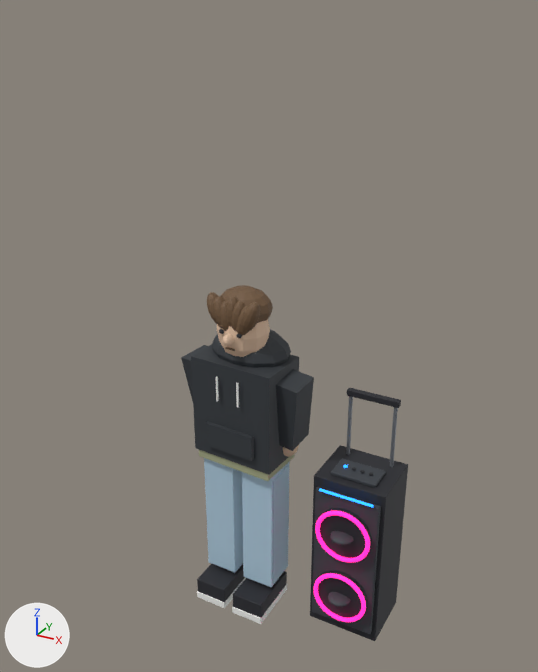
What one commit did to the Blender file assets/blender/tiki-performer.blend.
The view is the same before and after, from a 50 mm lens placed at (1.84, -3.08, 3.23), pointed at (0.21, -0.11, 1.74). The axes (+X, +Y, +Z) are drawn at lower left. The lights are the same throughout. The first picture is the older version. Both versions are drawn at frame 45 of the action 'DanceBodyAction'; the numbers are the values there.

Names of what the first picture shows: 'Blue LED strip', 'Brow', 'Bunched hood', 'Denim leg', 'Denim leg.001', 'Hand.001' and 1 more.
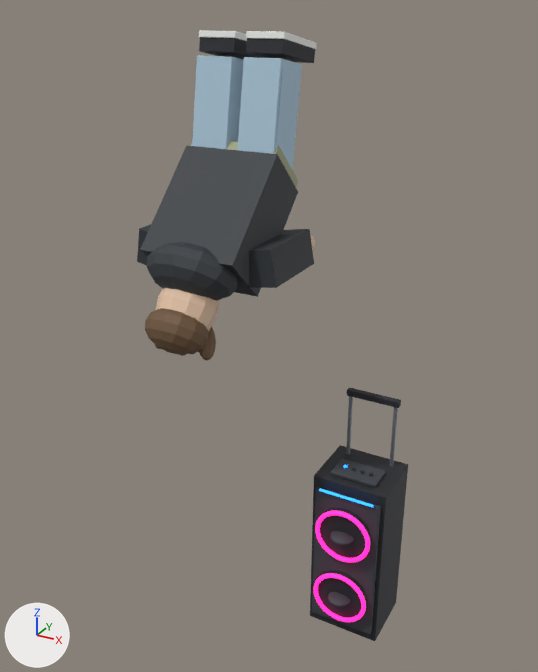
Not drawn themselves, but carrying or shaping drawn objects: ob_dancebody, ob_noddinghead, ob_leftarm, ob_leftleg, ob_rightarm, ob_rightleg.

Boxes [x1, y1, x2, y2] around the edits, measured in the pictures (538 x 672 px):
'Bunched hood', moved, turned
    before: [191, 329, 299, 481]
    after: [140, 141, 298, 301]
'Denim leg.001', moved, turned, rescaled
    before: [232, 461, 290, 624]
    after: [237, 31, 317, 170]
'Denim leg', moved, turned, rescaled
    before: [197, 458, 246, 608]
    after: [192, 30, 263, 149]
'Brow', moved, turned
    before: [207, 285, 273, 357]
    after: [145, 288, 219, 360]
'Hand.001', moved, turned
    before: [276, 369, 314, 457]
    after: [247, 229, 315, 288]
'Hand', moved, turned
    before: [181, 345, 208, 401]
    after: [137, 224, 151, 265]

The change in detail:
In object 'DanceBody' (ob_dancebody), parent goes from ob_tikiperformer to ob_backflippivot.
Object 'DanceBody' (ob_dancebody) moves from (0.0, 0.0, 0.969) to (0.0, 0.0, 0.00311).
Object 'DanceBody' (ob_dancebody) turns from (0, 0, -3.4) to (0, 0, 0.1) degrees about x, y and z.
Object 'NoddingHead' (ob_noddinghead) turns from (1, 0, 0) to (5.2, 0, 0) degrees about x, y and z.
Object 'LeftArm' (ob_leftarm) turns from (8.1, -6.9, -14) to (-44, -6.9, -6.9) degrees about x, y and z.
In object 'LeftLeg' (ob_leftleg), parent goes from ob_tikiperformer to ob_backflippivot.
Object 'LeftLeg' (ob_leftleg) moves from (-0.125, 0.0, 0.91) to (-0.125, 0.0, 0.015).
Object 'LeftLeg' (ob_leftleg) turns from (0.2, 0, 0) to (35, 0, 0) degrees about x, y and z.
Object 'LeftLeg' (ob_leftleg) is rescaled from (1.0, 1.0, 1.0) to (1.0, 1.0, 0.659).
Object 'RightArm' (ob_rightarm) turns from (5.8, 6.9, 0) to (-45, 6.9, 6.9) degrees about x, y and z.
In object 'RightLeg' (ob_rightleg), parent goes from ob_tikiperformer to ob_backflippivot.
Object 'RightLeg' (ob_rightleg) moves from (0.125, 0.0, 0.91) to (0.125, 0.0, 0.015).
Object 'RightLeg' (ob_rightleg) turns from (-0.2, 0, 0) to (35, 0, 0) degrees about x, y and z.
Object 'RightLeg' (ob_rightleg) is rescaled from (1.0, 1.0, 1.0) to (1.0, 1.0, 0.659).
Object 'BackflipPivot' (ob_backflippivot) is new.
Its parent is ob_tikiperformer.
Its location is (0.0, 0.0, 2.524).
Its rotation in degrees is (-225, 0, 0).
